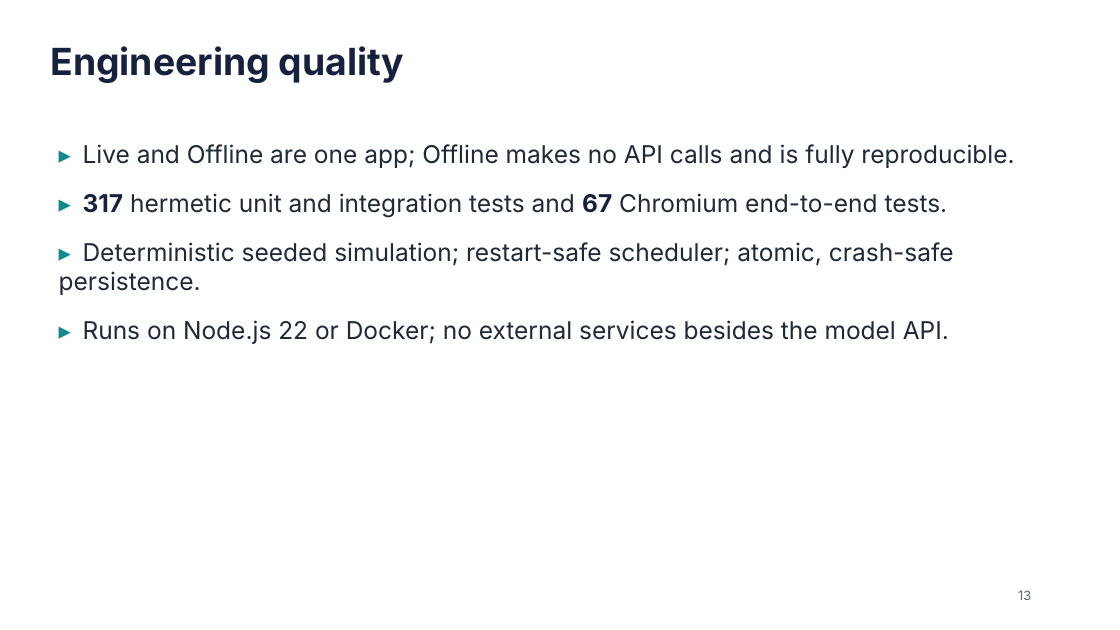
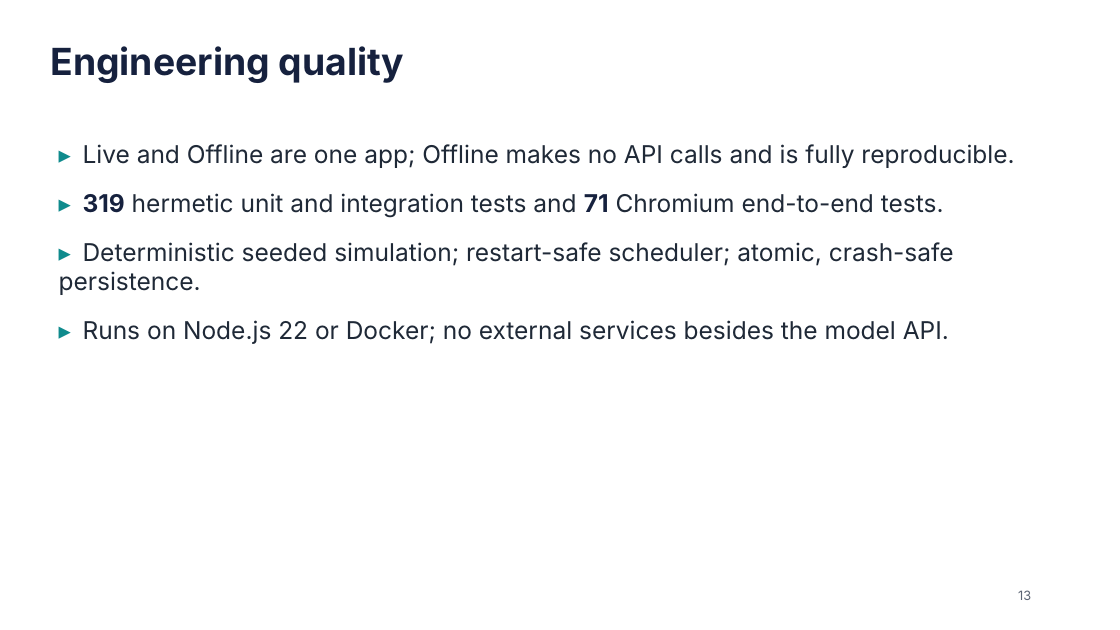
Before and after one commit to e8aura-makodev58/amd-compass, a slide deck: slide 13 of docs/submission/ResponseCompass-deck.pptx. Drawn at 1120x630 pixels with LibreOffice and Linux fonts; fonts in the diff are those of the drawing. Boxes give left, top, right and bottom in pixels: in the first picture for what was removed or moved away, otherwise in the second. Text is boxed around its words. In the diff, an @@ line names an element or a change of style, - is before the commit and + after.

```diff
--- a/docs/submission/ResponseCompass-deck.pptx
+++ b/docs/submission/ResponseCompass-deck.pptx
@@ text at bbox=[83, 193, 944, 217]: text changed @@
-▸ 317 hermetic unit and integration tests and 67 Chromium end-to-end tests.
+▸ 319 hermetic unit and integration tests and 71 Chromium end-to-end tests.
```
Also in this commit, not shown: 4 other slides changed, 20 other files.
